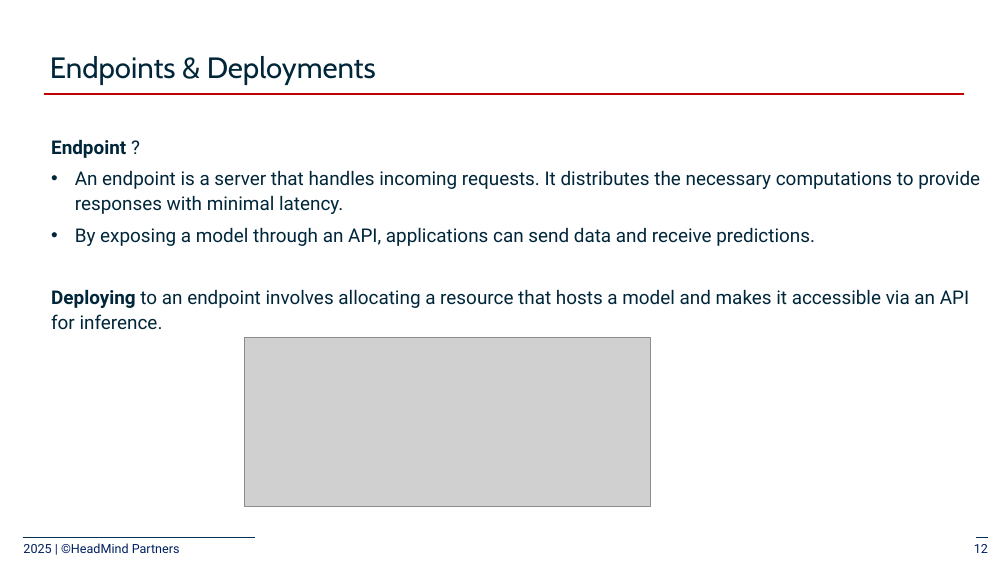
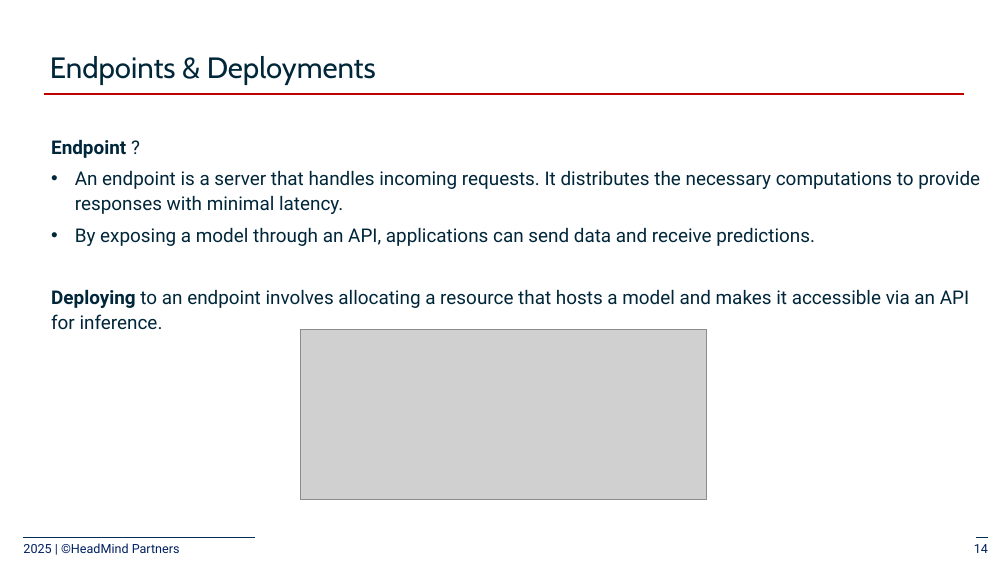
Before and after one commit to ncabourdin/mlops_ENSTA, a slide deck: slide 14 of slides/2_deploy-model_azure/2-Train and deploy ML models.pptx (slide 12 before the commit). Drawn at 1008x567 pixels with LibreOffice and Linux fonts; fonts in the diff are those of the drawing; grey boxes stand for pictures; background and template pictures are left out. Boxes give left, top, right and bottom in pixels: in the first picture for what was removed or moved away, otherwise in the second. Text is boxed around its words. In the diff, an @@ line names an element or a change of style, - is before the commit and + after.

```diff
--- a/slides/2_deploy-model_azure/2-Train and deploy ML models.pptx
+++ b/slides/2_deploy-model_azure/2-Train and deploy ML models.pptx
@@ picture: place and size @@
-picture at <box>244,337,650,507</box>
+picture at <box>300,330,706,499</box>
@@ page number at <box>974,544,988,553</box>: text changed @@
-12
+14
```
Also in this commit, not shown: 2 other slides changed, 2 slides added.
